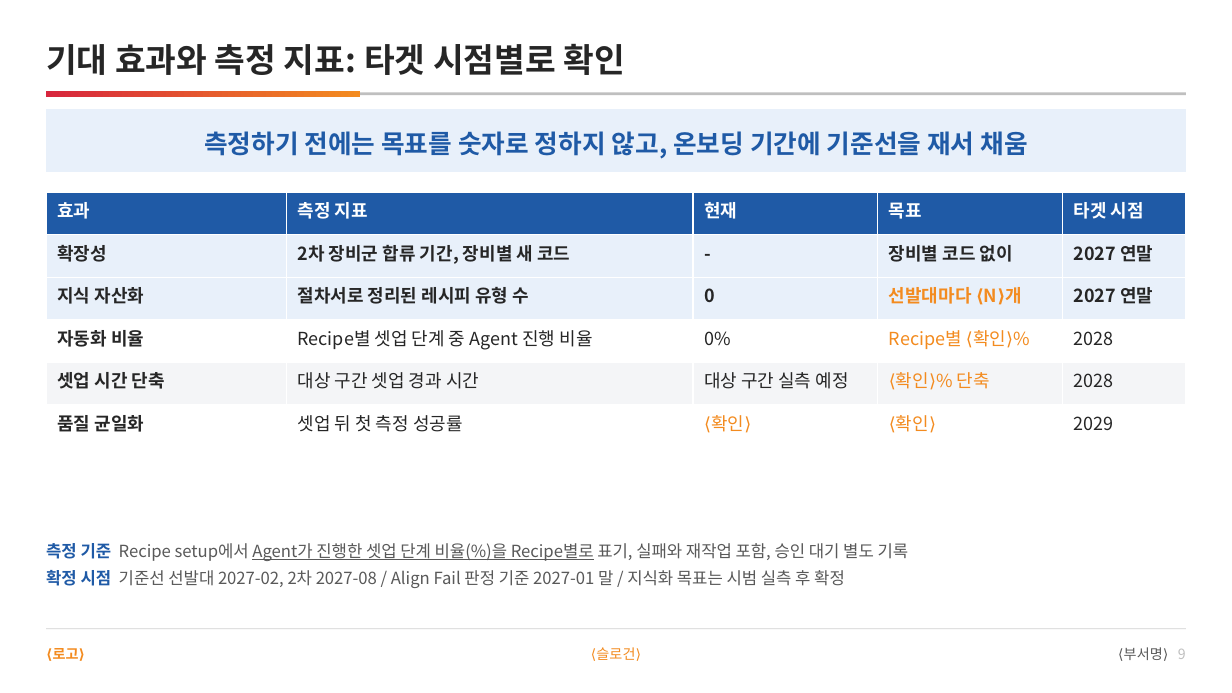
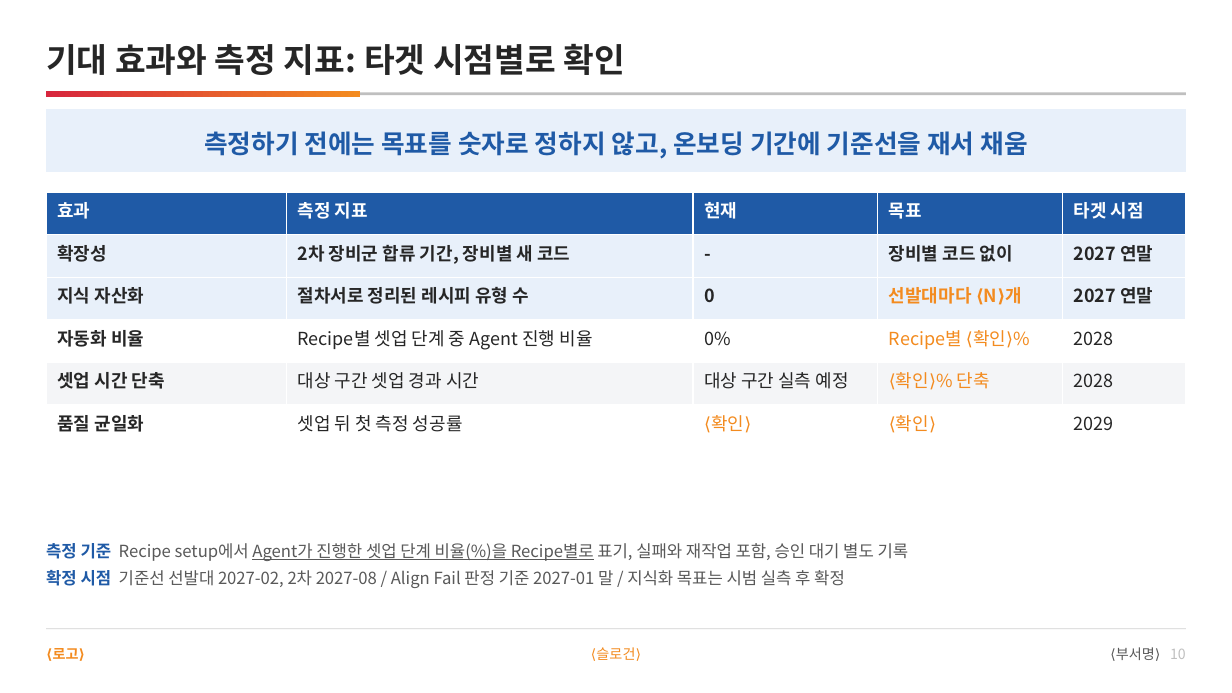
Before and after one commit to DarrenKoi/pm_notes, a slide deck: slide 10 of my-task/arc-tf/deliverables/arc-tf-team-full.pptx (slide 9 before the commit). Drawn at 1232x693 pixels with LibreOffice and Linux fonts; fonts in the diff are those of the drawing. Boxes give left, top, right and bottom in pixels: in the first picture for what was removed or moved away, otherwise in the second. Text is boxed around its words. In the diff, an @@ line names an element or a change of style, - is before the commit and + after.

```diff
--- a/my-task/arc-tf/deliverables/arc-tf-team-full.pptx
+++ b/my-task/arc-tf/deliverables/arc-tf-team-full.pptx
@@ text at (x1=1116, y1=647, x2=1186, y2=660): text changed @@
-⟨부서명⟩ 9
+⟨부서명⟩ 10
```
Also in this commit, not shown: 18 other slides changed, 1 slide added, 3 other files.
